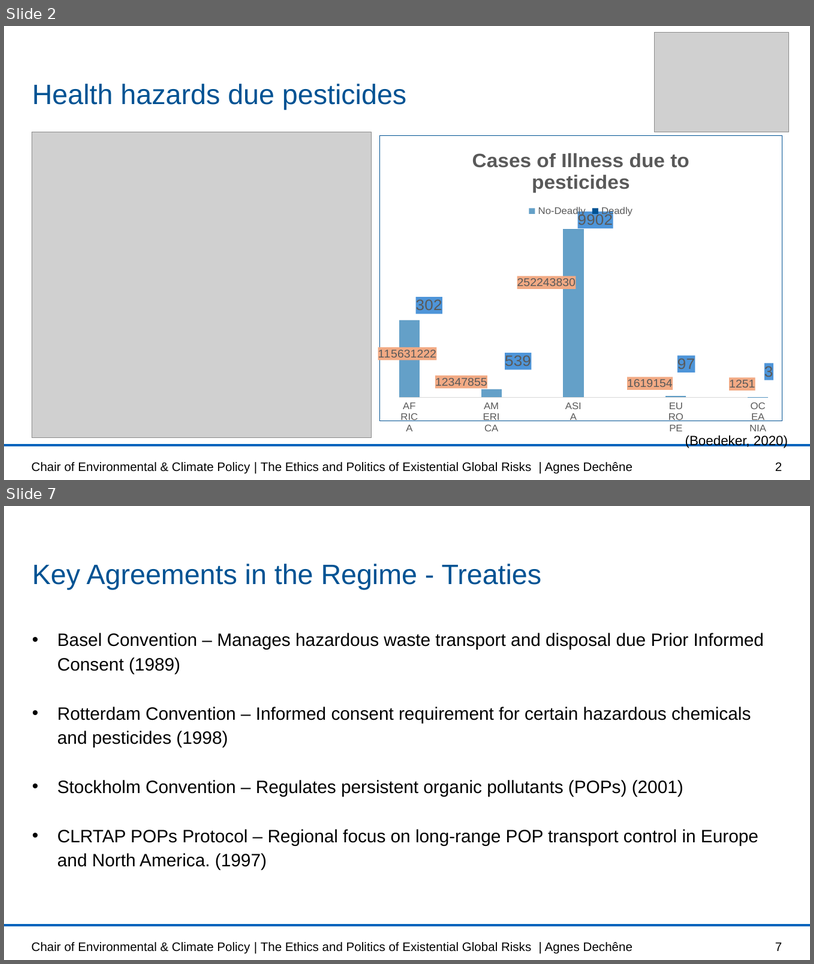
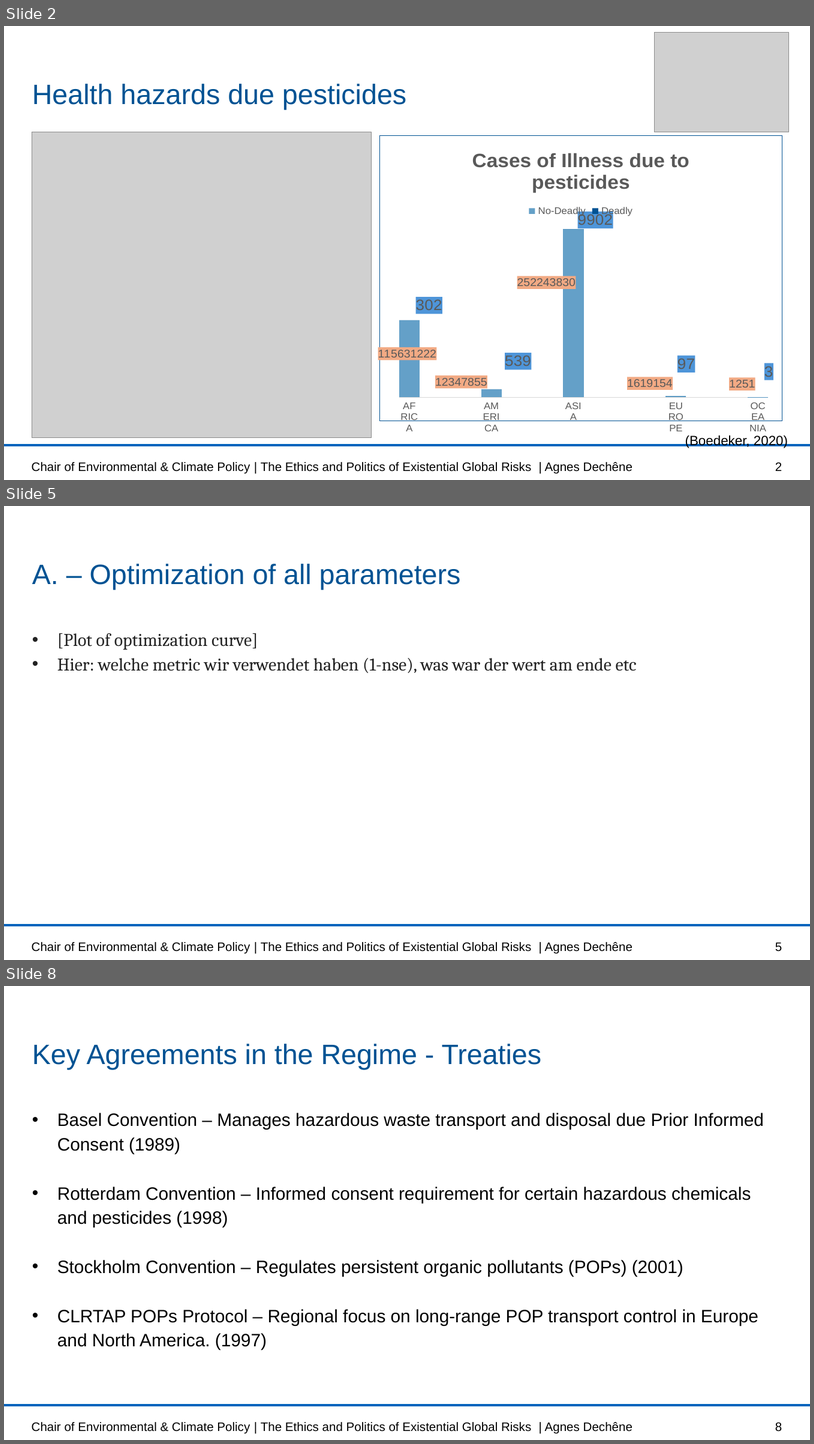
Before and after one commit to lisab00/UncertaintyQuantificationHydrology, a slide deck: MMUQ_task1.pptx. Shown one above the other, each under a label of ours: slides 2 and 7 before the commit, slides 2, 5 and 8 after it; the slides between them are not shown. The pictures are 814x964 and 814x1444 pixels, drawn with LibreOffice and Linux fonts; fonts in the diff are those of the drawing; grey boxes stand for pictures; background and template pictures are left out. Boxes give left, top, right and bottom in pixels: in the first picture for what was removed or moved away, otherwise in the second. Text is boxed around its words. In the diff, an @@ line names an element or a change of style, - is before the commit and + after.

```diff
--- a/MMUQ_task1.pptx
+++ b/MMUQ_task1.pptx
@@ slide 5 added at [4, 506, 810, 960], background #FFFFFF; not listed: 1 template element that a slide beside it also shows @@
@@ title added at [32, 564, 461, 590], 25 pt, text #005293 @@
+A. – Optimization of all parameters
@@ text added at [57, 633, 637, 673], 16 pt, text #222222 @@
+• [Plot of optimization curve]
+• Hier: welche metric wir verwendet haben (1-nse), was war der wert am ende etc
@@ text added at [32, 942, 633, 954], 11 pt, text #000000 @@
+Chair of Environmental & Climate Policy | The Ethics and Politics of Existential Global Risks | Agnes Dechêne
@@ page number added at [776, 942, 782, 951], 11 pt, text #000000 @@
+5
@@ what was slide 7 is now slide 8 @@
@@ page number at [776, 1422, 782, 1431]: text changed @@
-7
+8
```
Also in this commit, not shown: 4 slides changed, 1 other slide added, 1 slide removed.
